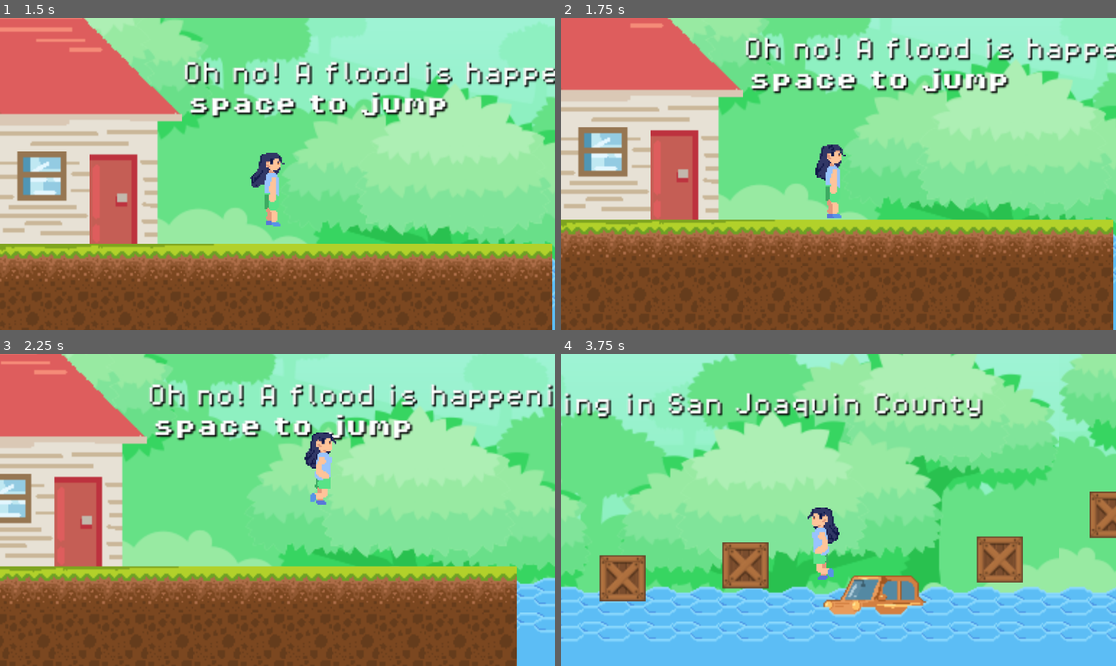
Above: before the commit, frames 1-4 (two rows, left to right).
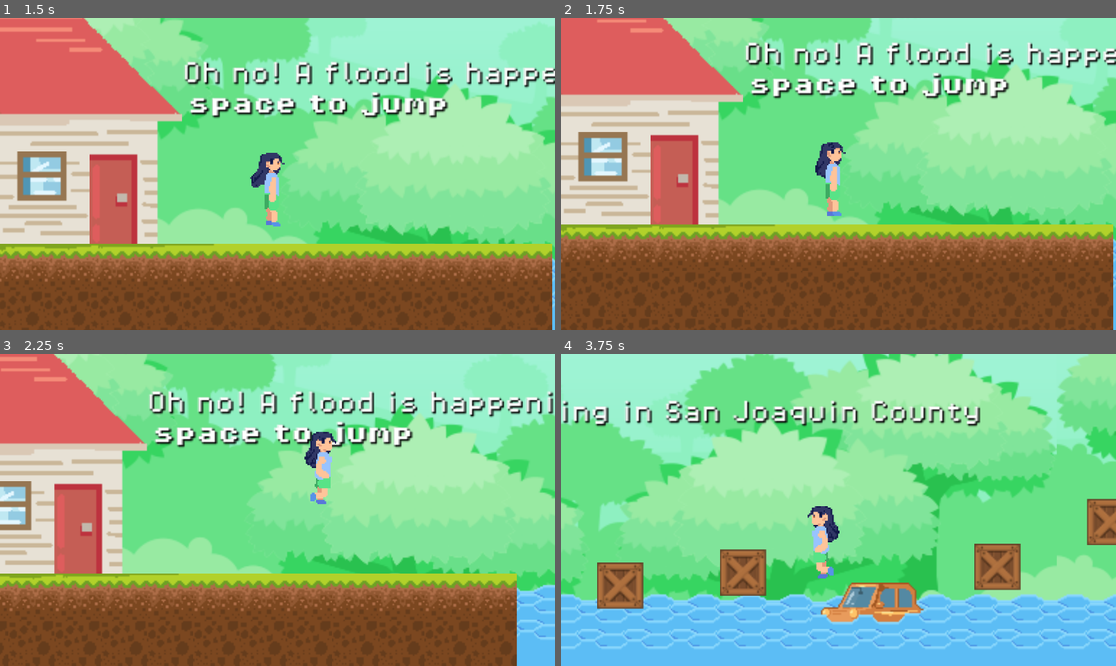
Above: after the commit, the same moments.

Repository: Jeijito/Hackaton-Floody-Plan
Game: Godot game, scene res://Scene/UI/main.tscn
Two runs of this game, one before a commit and one after it. Both use one fixed random seed, a clock stepped at 60 frames per second and the inputs below.
Inputs:
- Up to frame 1 (1.5 s): click "Play" at 0.5 s; click "Level 1" at 1.25 s
- Up to frame 2 (1.75 s): no input
- Up to frame 3 (2.25 s): hold Right (move_right) from 2.03 s (still down); tap Space (jump) at 2.1 s
- Up to frame 4 (3.75 s): tap Space (jump) at 2.27, 2.57, 2.85, 3.02, 3.32, 3.6 s; release Right (move_right) at 3.53 s; hold Left (move_left) from 3.53 s (still down)

Frame 1 is identical in both runs. In frame 2, 20% of the frame differs, in the area x 0-100%, y 0-87%; in frame 3, 23%; in frame 4, 26%, in the area x 0-100%, y 0-95%.

Commit message:
pushing again

Diff:
--- a/Scene/Characters/character_body_2d.tscn
+++ b/Scene/Characters/character_body_2d.tscn
@@ -24,9 +24,9 @@
 atlas = ExtResource("4_6ku76")
 region = Rect2(0, 7, 64, 57)
 
-[sub_resource type="AtlasTexture" id="AtlasTexture_4n0te"]
+[sub_resource type="AtlasTexture" id="AtlasTexture_df0mv"]
 atlas = ExtResource("7_r5xdj")
-region = Rect2(0, 9, 64, 55)
+region = Rect2(0, 7, 64, 57)
 
 [sub_resource type="AtlasTexture" id="AtlasTexture_ypas3"]
 atlas = ExtResource("5_3hrt8")
@@ -70,7 +70,7 @@
 }, {
 "frames": [{
 "duration": 1.0,
-"texture": SubResource("AtlasTexture_4n0te")
+"texture": SubResource("AtlasTexture_df0mv")
 }],
 "loop": true,
 "name": &"jump",
@@ -119,8 +119,8 @@
 }]
 
 [sub_resource type="CapsuleShape2D" id="CapsuleShape2D_s7tt8"]
-radius = 17.0
-height = 58.0
+radius = 20.0
+height = 60.0
 
 [node name="CharacterBody2D" type="CharacterBody2D"]
 texture_filter = 1
@@ -129,12 +129,11 @@
 
 [node name="AnimatedSprite2D" type="AnimatedSprite2D" parent="."]
 sprite_frames = SubResource("SpriteFrames_q2gd5")
-animation = &"idle"
+animation = &"jump"
 autoplay = "idle"
 
 [node name="CollisionShape2D" type="CollisionShape2D" parent="."]
-position = Vector2(-2, -4)
 shape = SubResource("CapsuleShape2D_s7tt8")
 
 [node name="jump_sounds" type="AudioStreamPlayer2D" parent="."]
-stream = ExtResource("11_haebg")
+stream = ExtResource("11_aa1ih")
Not shown: 1 places in Scene/Characters/character_body_2d.tscn that only renumber resources
